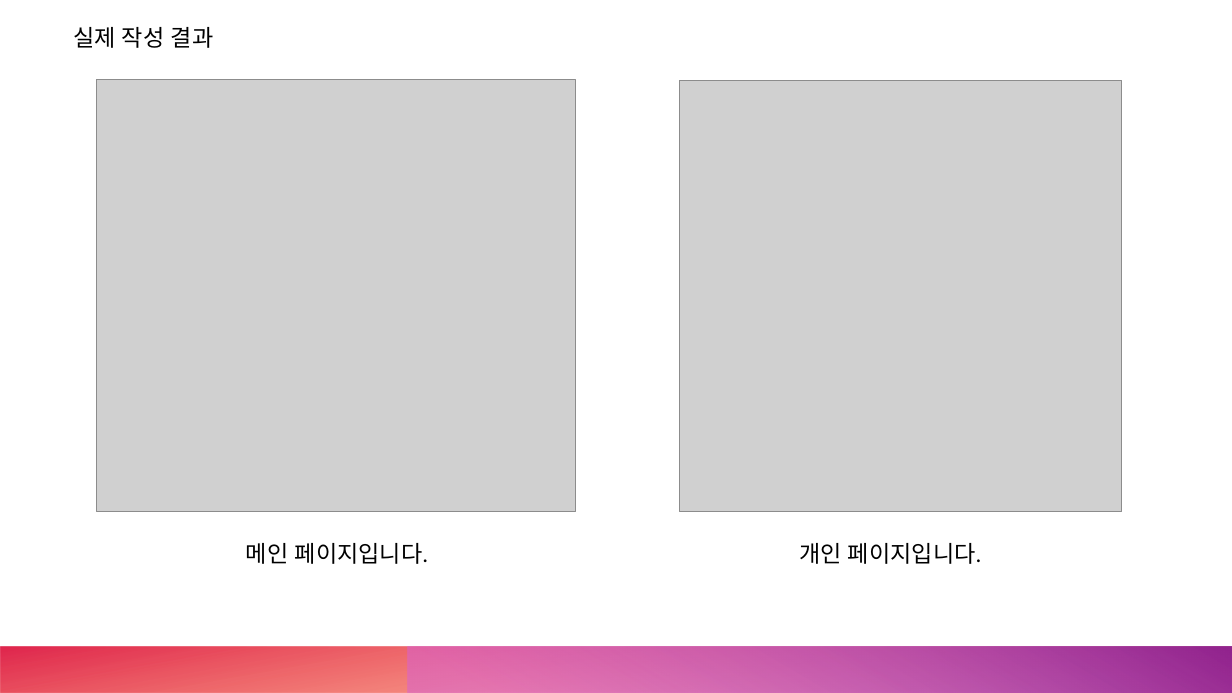
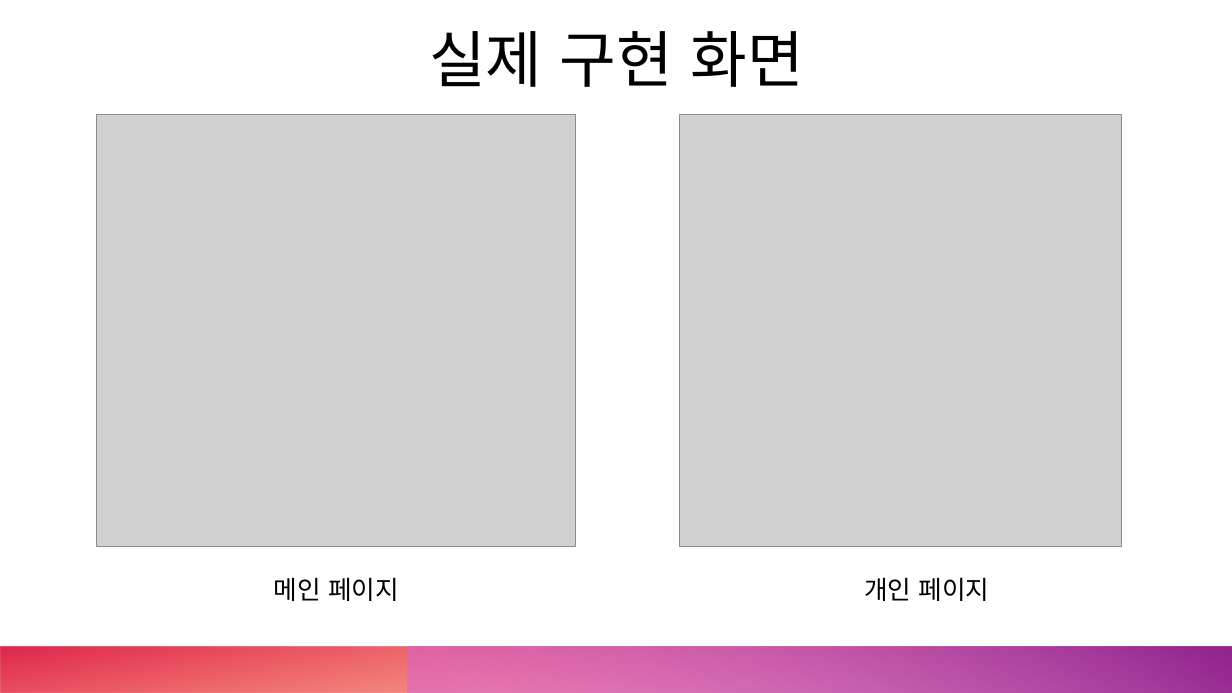
Before and after one commit to Mrgil0/FourGlass, a slide deck: slide 3 of FourGlass/FourGlass.pptx. Drawn at 1232x693 pixels with LibreOffice and Linux fonts; fonts in the diff are those of the drawing; grey boxes stand for pictures. Boxes give left, top, right and bottom in pixels: in the first picture for what was removed or moved away, otherwise in the second. Text is boxed around its words. In the diff, an @@ line names an element or a change of style, - is before the commit and + after.

```diff
--- a/FourGlass/FourGlass.pptx
+++ b/FourGlass/FourGlass.pptx
@@ text removed at [73,27,214,48] @@
-실제 작성 결과
@@ text added at [429,31,803,87], 48 pt, text #000000 @@
+실제 구현 화면
@@ picture: place and size @@
-picture at [97,79,577,512]
+picture at [97,115,577,547]
@@ picture: place and size @@
-picture at [679,80,1122,512]
+picture at [679,115,1122,546]
@@ text at [274,577,399,601]: text changed; size 18 to 20 pt @@
-메인 페이지입니다.
+메인 페이지
@@ text at [864,577,990,601]: text changed; size 18 to 20 pt @@
-개인 페이지입니다.
+개인 페이지
```
Also in this commit, not shown: 3 other slides changed, 2 slides added, 2 other files.
